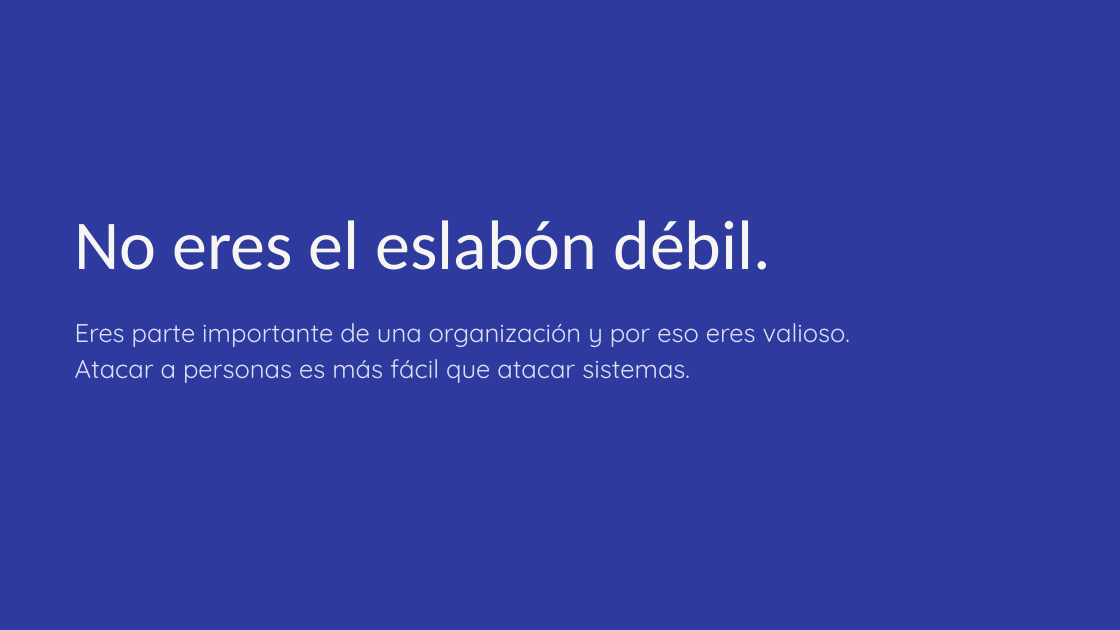
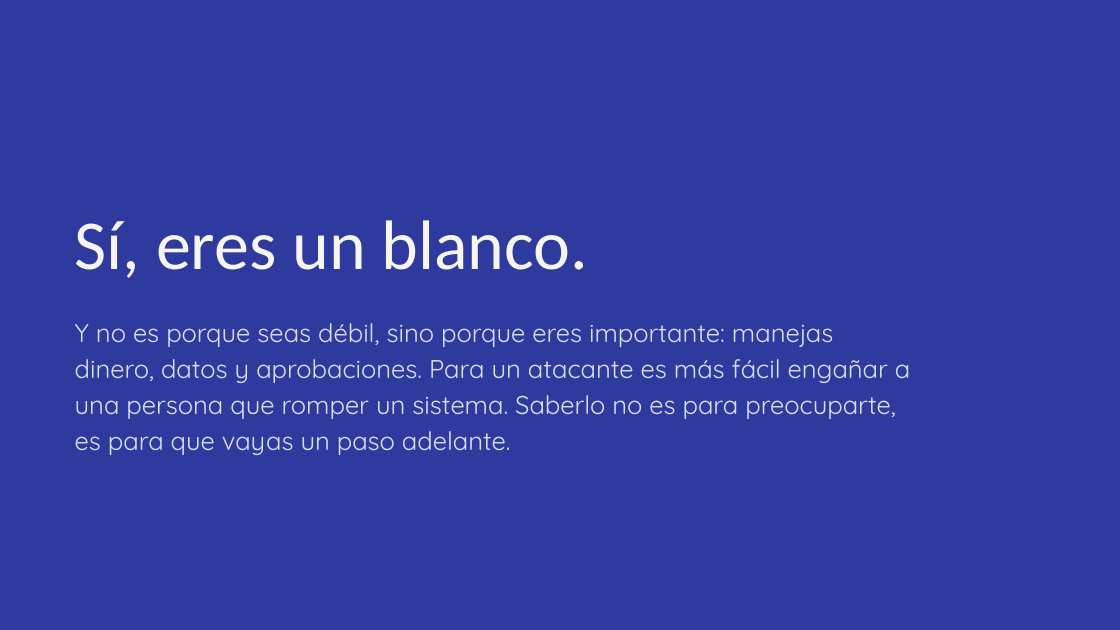
Before and after one commit to pralogy/claudecloudetemasgenerales, a slide deck: slide 4 of Ciberseguridad_sin_ansiedad.pptx. Drawn at 1120x630 pixels with LibreOffice and Linux fonts; fonts in the diff are those of the drawing. Boxes give left, top, right and bottom in pixels: in the first picture for what was removed or moved away, otherwise in the second. Text is boxed around its words. In the diff, an @@ line names an element or a change of style, - is before the commit and + after.

```diff
--- a/Ciberseguridad_sin_ansiedad.pptx
+++ b/Ciberseguridad_sin_ansiedad.pptx
@@ title at [75,220,589,278]: text changed @@
-No eres el eslabón débil.
+Sí, eres un blanco.
@@ text at [75,323,910,455]: text changed @@
-Eres parte importante de una organización y por eso eres valioso. Atacar a personas es más fácil que atacar sistemas.
+Y no es porque seas débil, sino porque eres importante: manejas dinero, datos y aprobaciones. Para un atacante es más fácil engañar a una persona que romper un sistema. Saberlo no es para preocuparte, es para que vayas un paso adelante.
```
Also in this commit, not shown: 6 other slides changed, 2 slides added, 5 slides removed.
